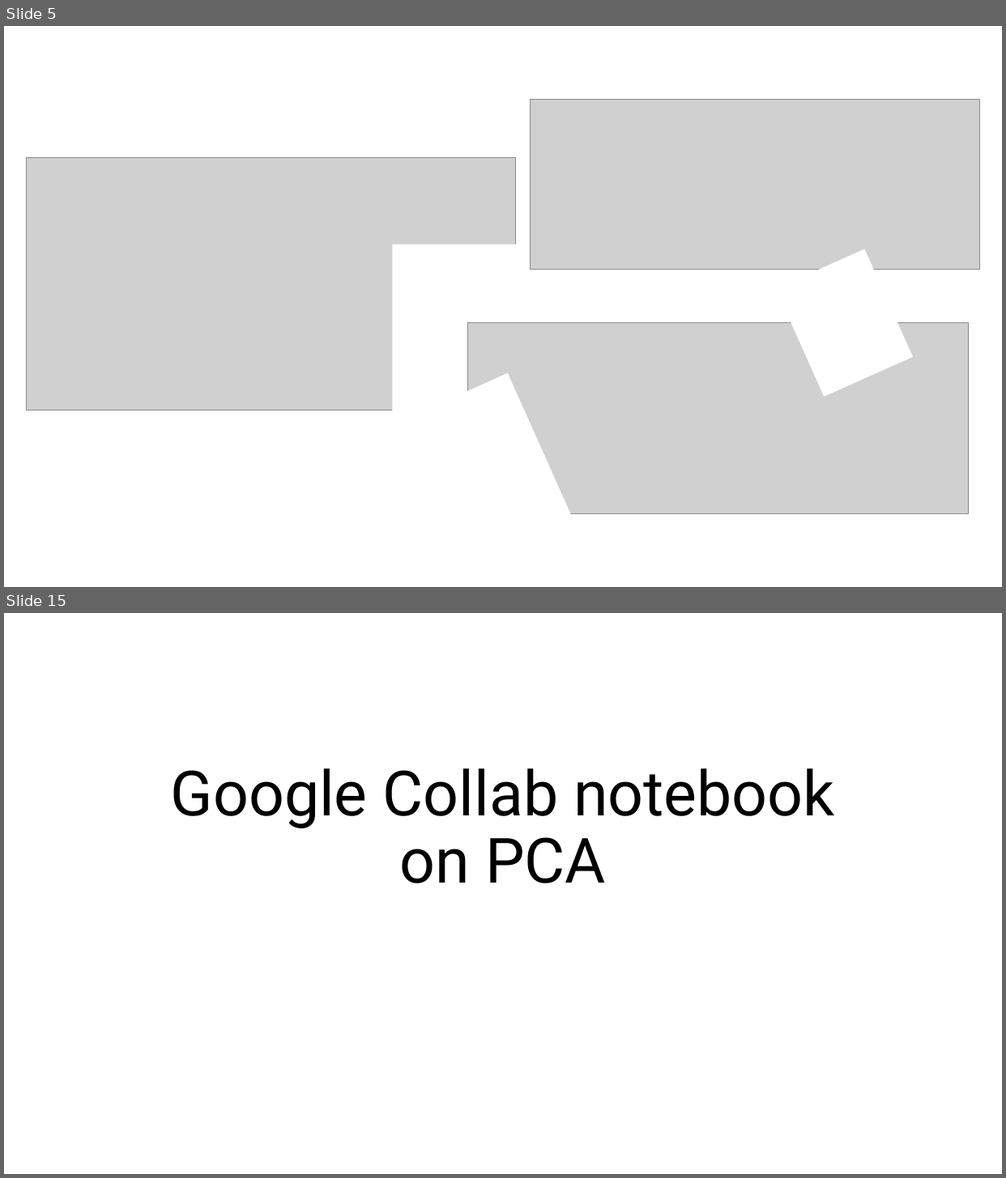
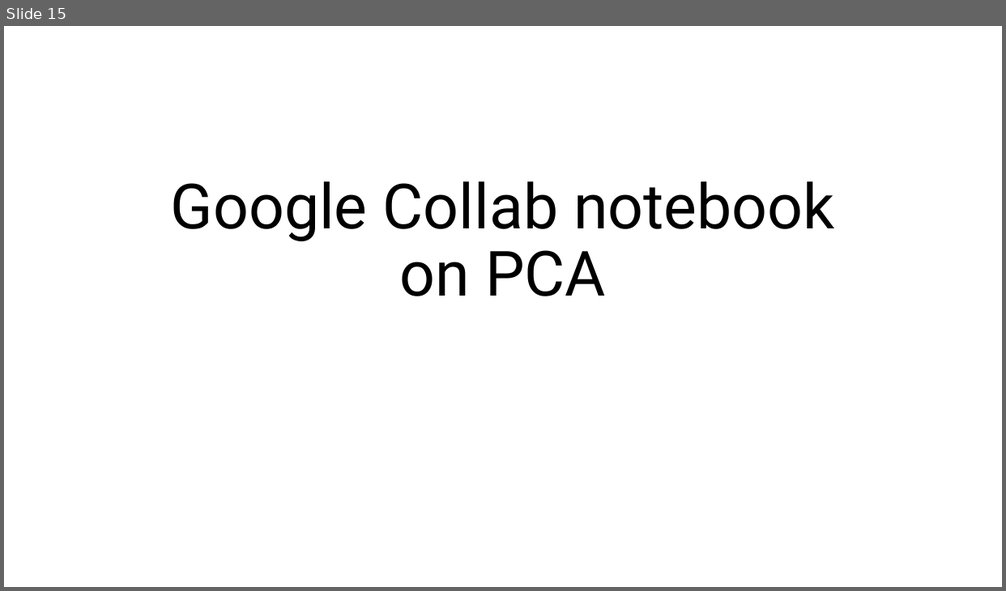
Before and after one commit to icomse/8th_workshop_MachineLearning, a slide deck: Day_4/dimensionality_reduction.pptx. Shown one above the other, each under a label of ours: slides 5 and 15 before the commit, slide 15 after it; the slides between them are not shown. The pictures are 1006x1178 and 1006x591 pixels, drawn with LibreOffice and Linux fonts; fonts in the diff are those of the drawing; grey boxes stand for pictures. Boxes give left, top, right and bottom in pixels: in the first picture for what was removed or moved away, otherwise in the second. Text is boxed around its words. In the diff, an @@ line names an element or a change of style, - is before the commit and + after.

```diff
--- a/Day_4/dimensionality_reduction.pptx
+++ b/Day_4/dimensionality_reduction.pptx
@@ slide 5 removed at [4, 26, 1002, 587], background #FFFFFF @@
@@ picture removed at [530, 100, 979, 270] @@
@@ picture removed at [27, 158, 515, 410] @@
@@ rectangle removed at [393, 245, 582, 420] @@
@@ rectangle removed at [776, 250, 914, 397] @@
@@ picture removed at [467, 323, 969, 515] @@
@@ rectangle removed at [393, 373, 573, 570] @@
```
Also in this commit, not shown: 12 slides added, 11 other slides removed.
